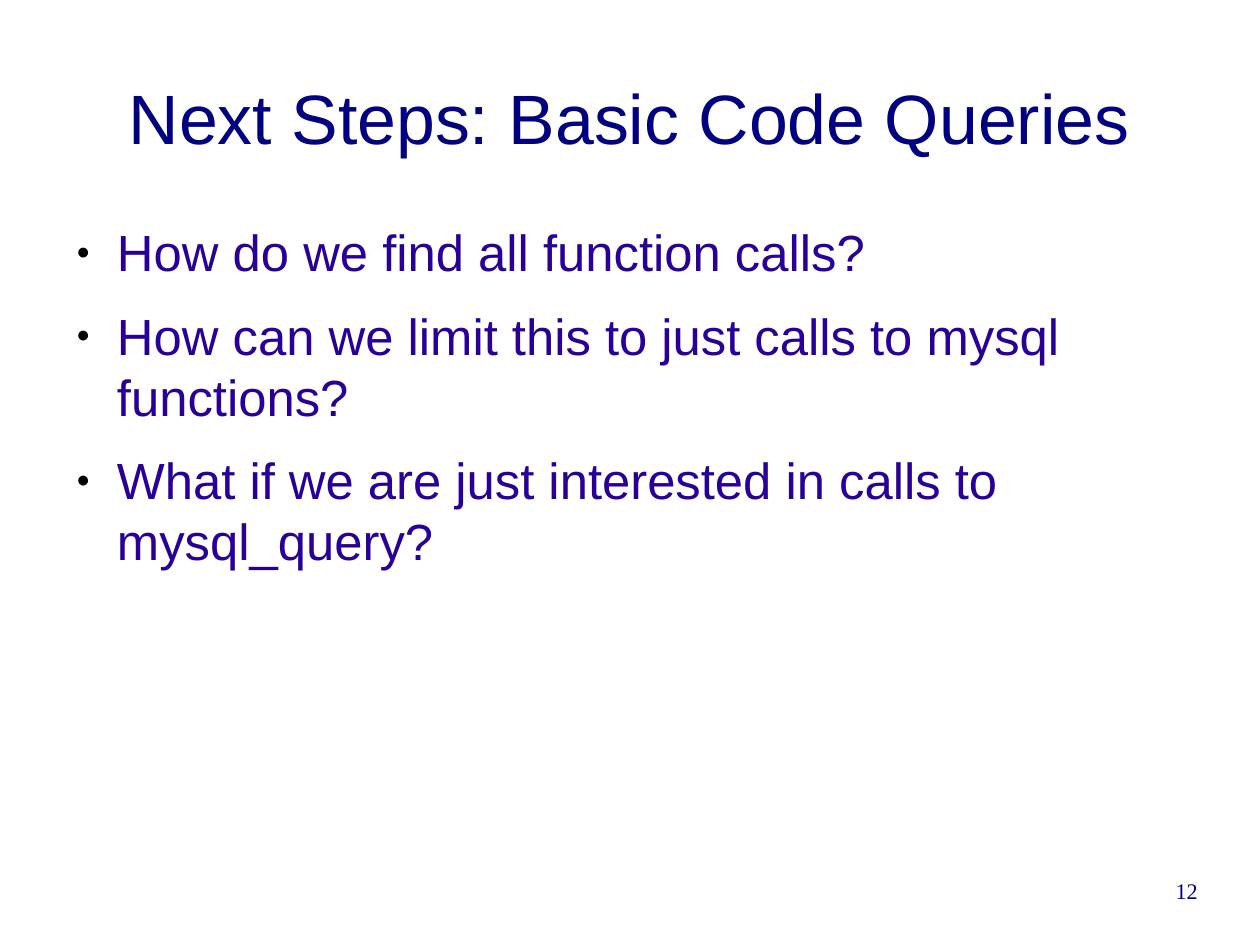
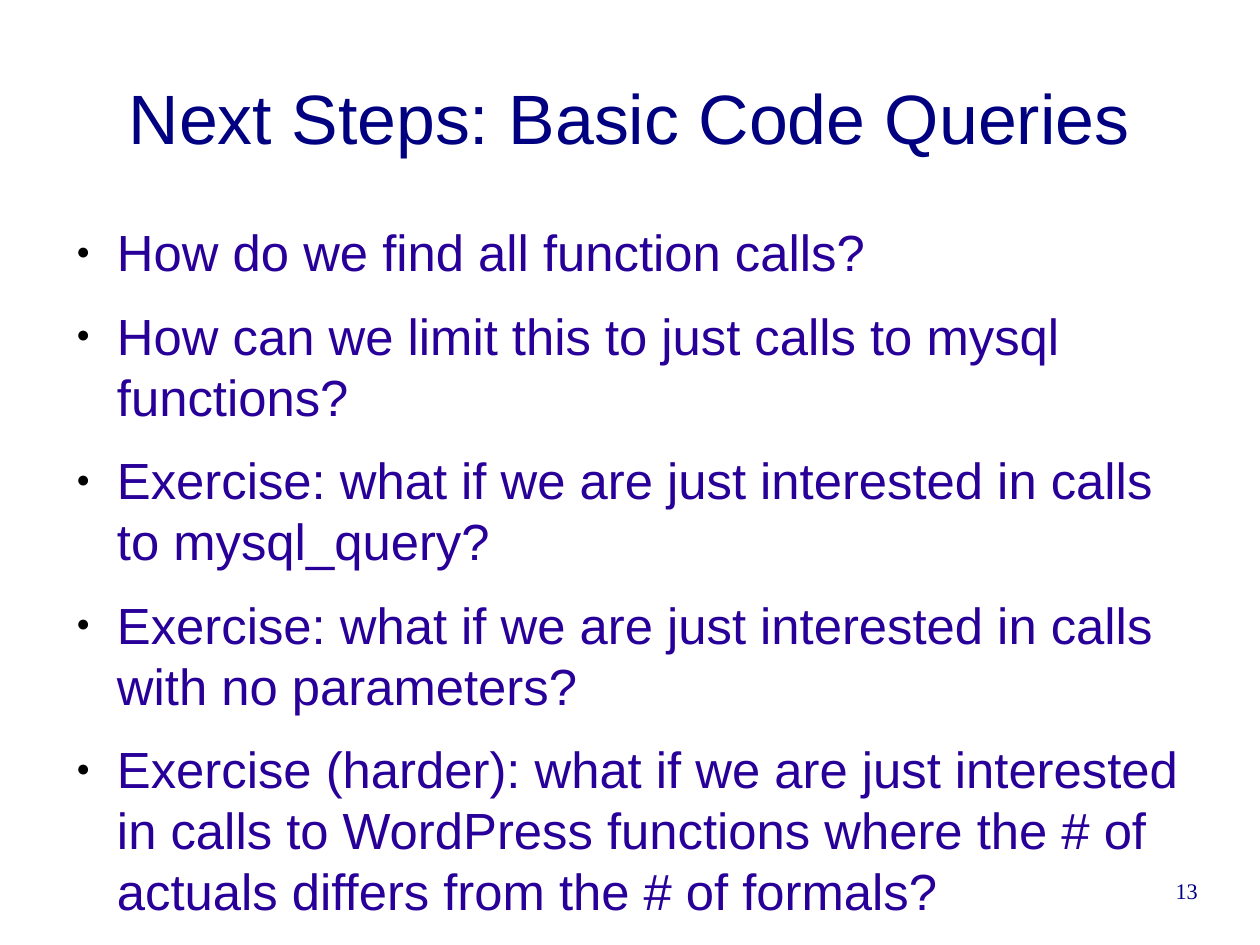
Before and after one commit to cwi-swat/rascal-course-pldi-2015, a slide deck: slide 13 of presentations/PHP-analysis.odp (slide 12 before the commit). Drawn at 1260x945 pixels with LibreOffice and Linux fonts; fonts in the diff are those of the drawing; background and template pictures are left out. Boxes give left, top, right and bottom in pixels: in the first picture for what was removed or moved away, otherwise in the second. Text is boxed around its words. In the diff, an @@ line names an element or a change of style, - is before the commit and + after.

```diff
--- a/presentations/PHP-analysis.odp
+++ b/presentations/PHP-analysis.odp
@@ text at (x1=117, y1=462, x2=1178, y2=911): text changed @@
-● What if we are just interested in calls to mysql_query?
+● Exercise: what if we are just interested in calls to mysql_query?
+● Exercise: what if we are just interested in calls with no parameters?
+● Exercise (harder): what if we are just interested in calls to WordPress functions where the # of actuals differs from the # of formals?
@@ page number at (x1=1176, y1=884, x2=1198, y2=900): text changed @@
-12
+13
```
Also in this commit, not shown: 10 other slides changed, 2 slides added, 1 slide removed, 1 other file.
